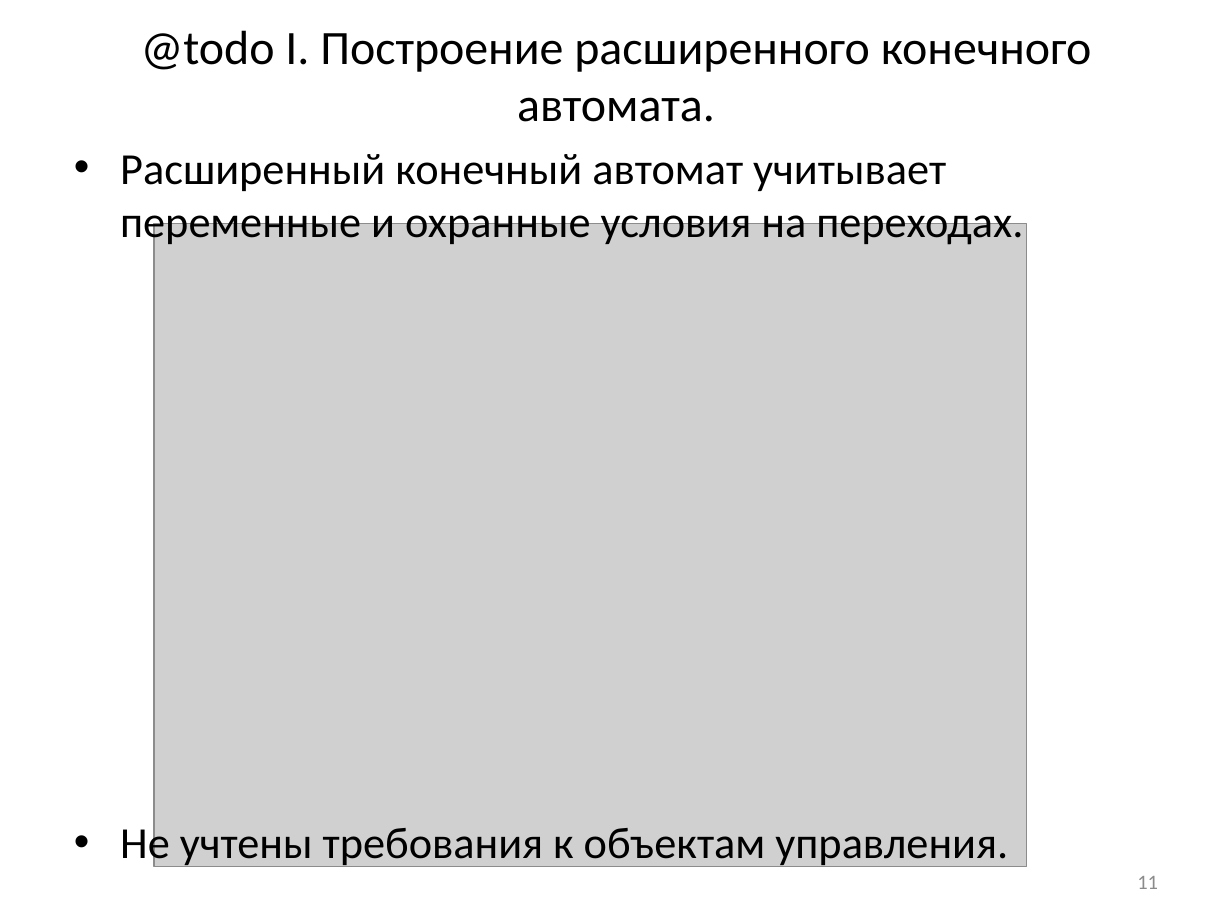
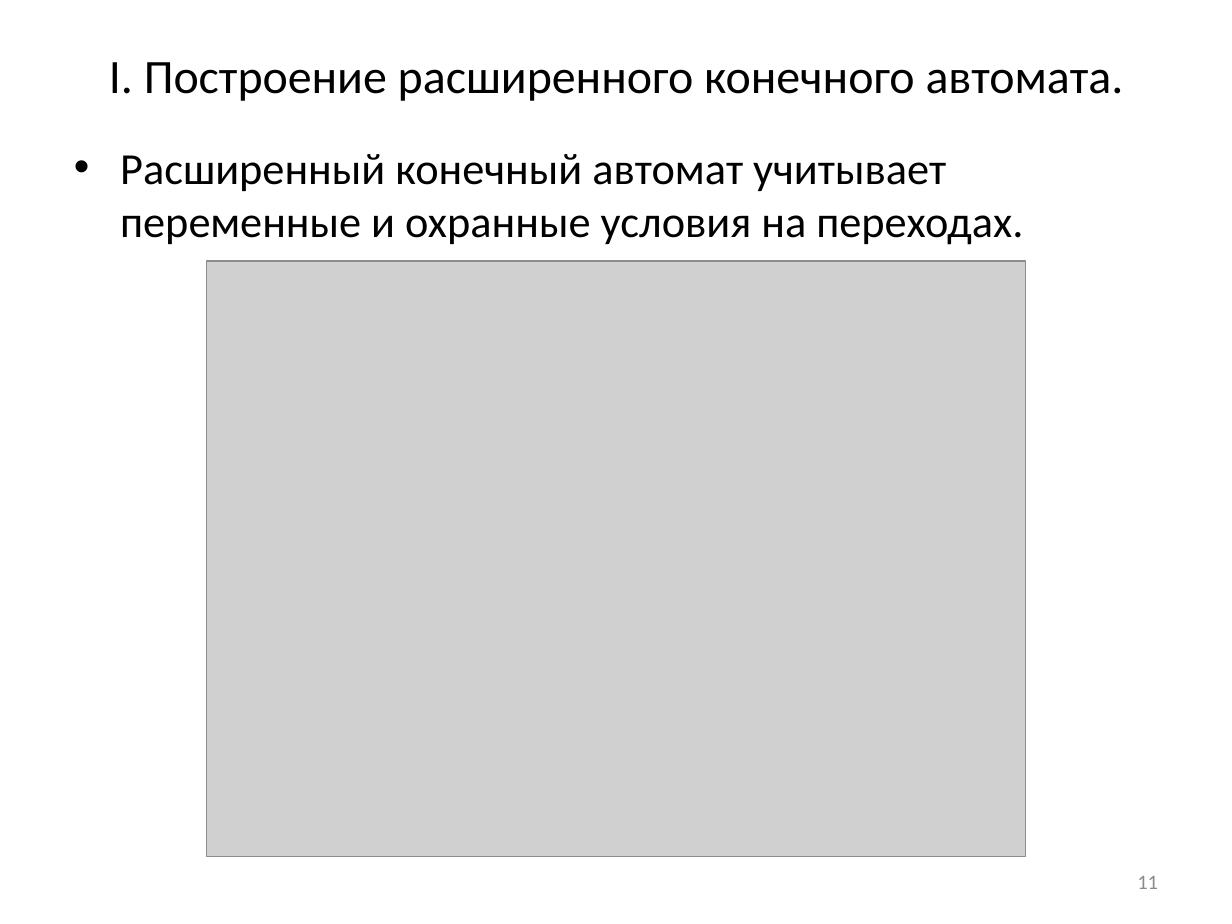
Before and after one commit to nohoper/masters, a slide deck: slide 11 of kmu.pptx. Drawn at 1232x924 pixels with LibreOffice and Linux fonts; fonts in the diff are those of the drawing; grey boxes stand for pictures. Boxes give left, top, right and bottom in pixels: in the first picture for what was removed or moved away, otherwise in the second. Text is boxed around its words. In the diff, an @@ line names an element or a change of style, - is before the commit and + after.

```diff
--- a/kmu.pptx
+++ b/kmu.pptx
@@ title at <box>109,62,1124,101</box>: text changed @@
-@todo I. Построение расширенного конечного автомата.
+I. Построение расширенного конечного автомата.
@@ picture: place and size @@
-picture at <box>154,224,1026,867</box>
+picture at <box>206,261,1025,856</box>
@@ text at <box>120,821,1008,869</box>: paragraph removed @@
-• Не учтены требования к объектам управления.
```
Also in this commit, not shown: 19 other slides changed, 2 slides removed.
